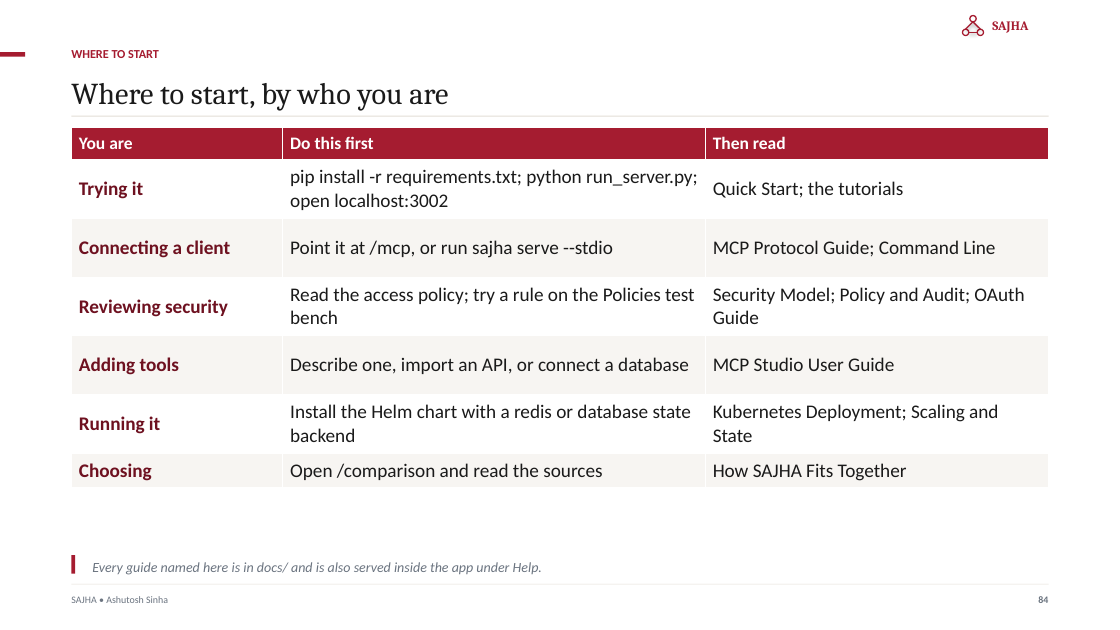
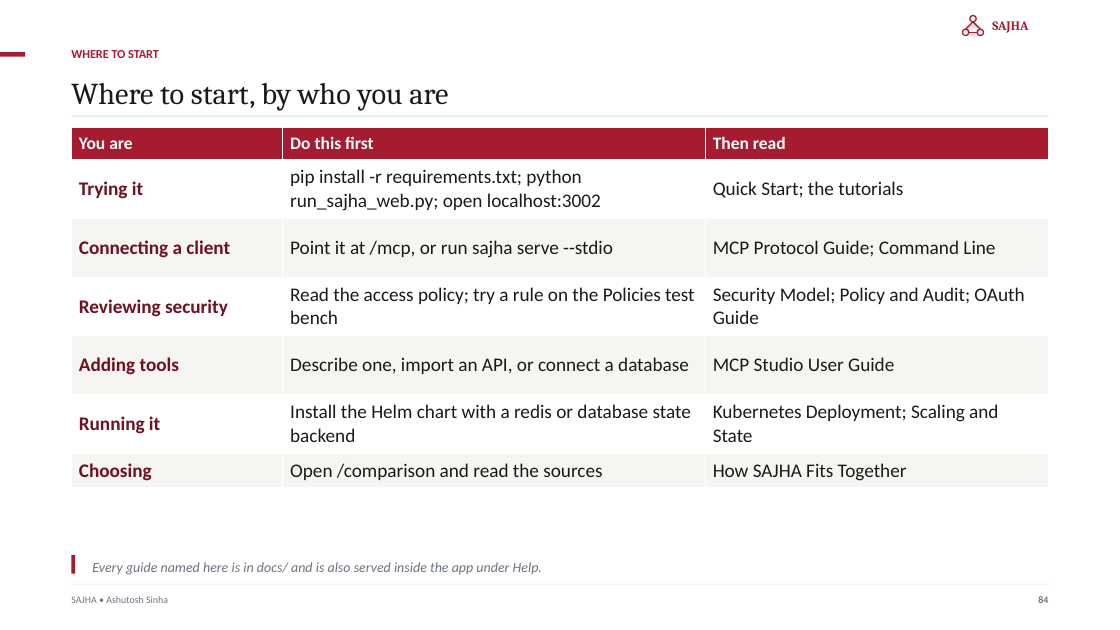
Before and after one commit to ajsinha/sajhamcpserver, a slide deck: slide 84 of docs/publications/SAJHA-MCP-Server.pptx. Drawn at 1120x630 pixels with LibreOffice and Linux fonts; fonts in the diff are those of the drawing. Boxes give left, top, right and bottom in pixels: in the first picture for what was removed or moved away, otherwise in the second. Text is boxed around its words. In the diff, an @@ line names an element or a change of style, - is before the commit and + after.

```diff
--- a/docs/publications/SAJHA-MCP-Server.pptx
+++ b/docs/publications/SAJHA-MCP-Server.pptx
@@ table at (x1=71, y1=128, x2=1049, y2=488) @@
-row 2, column 2: pip install -r requirements.txt; python run_server.py; open localhost:3002
+row 2, column 2: pip install -r requirements.txt; python run_sajha_web.py; open localhost:3002
```
Also in this commit, not shown: 6 other slides changed, 51 other files.
